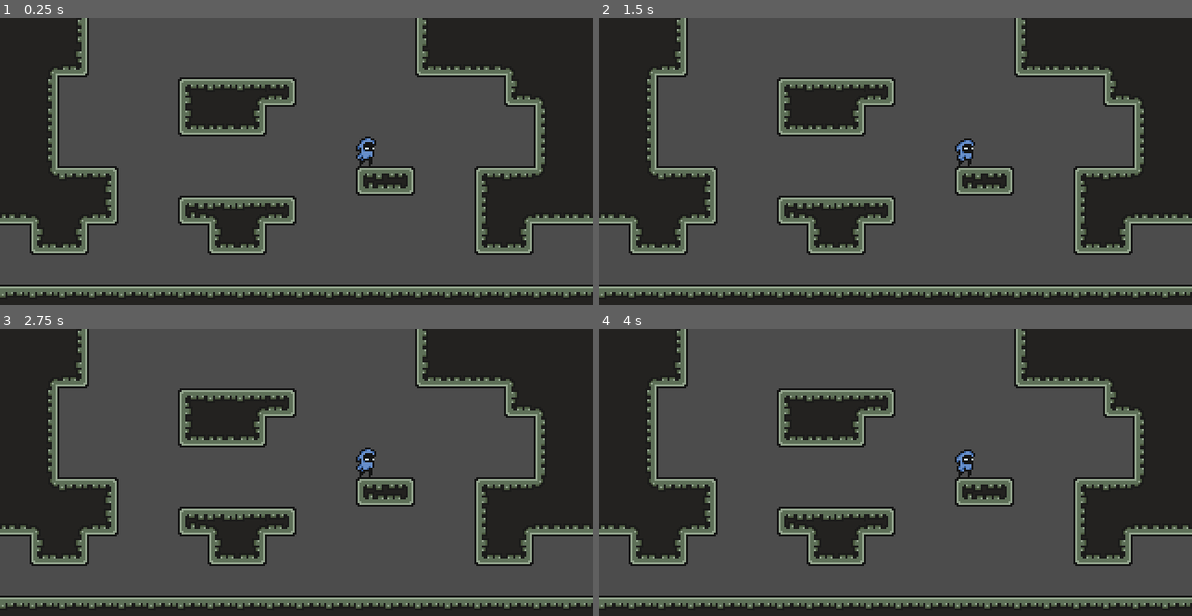
Above: before the commit, frames 1-4 (two rows, left to right).
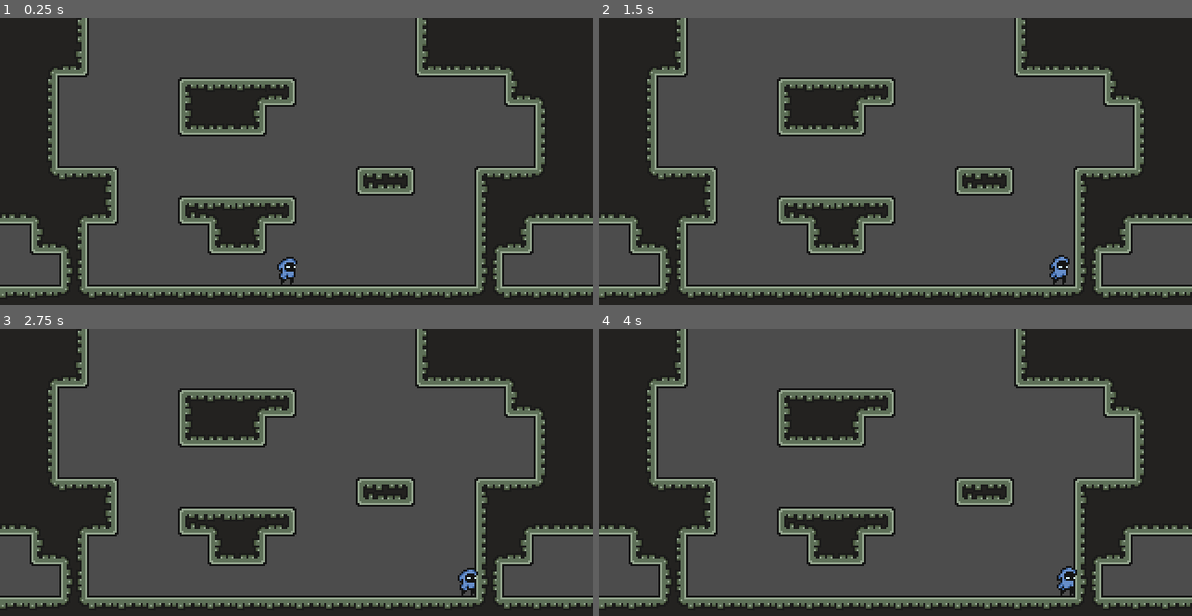
Above: after the commit, the same moments.

Repository: anony-oss/Fanderia
Game: Godot game, scene res://Scenes/Level.tscn
Same seed, same stepped clock (60 frames per second), same inputs: the game is played once before the commit and once after it.
Inputs:
- Up to frame 1 (0.25 s): no input
- Up to frame 2 (1.5 s): no input
- Up to frame 3 (2.75 s): no input
- Up to frame 4 (4 s): no input

The runs differ from the first frame. In frame 1, 2.0% of the frame differs, in the area x 10-85%, y 41-98%; in frame 2, 2.0%; in frame 3, 1.9%; in frame 4, 1.9%.

Commit message:
Added Player Script

Diff:
--- a/Entity/Player/Player.tscn
+++ b/Entity/Player/Player.tscn
@@ -1,18 +1,30 @@
-[gd_scene load_steps=3 format=2]
+[gd_scene load_steps=5 format=2]
 
 [ext_resource path="res://Entity/Player/Frames_Player.tres" type="SpriteFrames" id=1]
+[ext_resource path="res://Entity/Player/PlayerScript.gd" type="Script" id=2]
+[ext_resource path="res://Addons/Interpolation2D.gd" type="Script" id=3]
 
 [sub_resource type="RectangleShape2D" id=1]
 extents = Vector2( 3.5, 7 )
 
 [node name="Player" type="KinematicBody2D"]
+script = ExtResource( 2 )
 
 [node name="Collision" type="CollisionShape2D" parent="."]
 position = Vector2( -0.5, -7 )
 shape = SubResource( 1 )
 
-[node name="Animation" type="AnimatedSprite" parent="."]
+[node name="Interpolation2D" type="Node2D" parent="."]
+script = ExtResource( 3 )
+target = NodePath("..")
+flags = 51
+
+[node name="Animation" type="AnimatedSprite" parent="Interpolation2D"]
 position = Vector2( 0, -8 )
 frames = ExtResource( 1 )
 animation = "Idle"
+frame = 2
 playing = true
+
+[node name="DirectionChangeDelay" type="Timer" parent="."]
+wait_time = 0.1
--- /dev/null
+++ b/Entity/Player/PlayerScript.gd
@@ -0,0 +1,36 @@
+extends KinematicBody2D
+
+const MOVEMENT_SPEED = 4500
+const GRAVITY_SCALE = 500
+const JUMP_FORCE = 2000
+
+var canChangeDirection := false
+
+var direction := 1
+
+var velocity := Vector2.ZERO
+
+onready var directionChangeDelay = get_node("DirectionChangeDelay")
+
+func _ready():
+	pass
+
+func _physics_process(delta):
+	_movement(delta)
+	_physics_apply()
+	_change_direction()
+
+	print(direction)
+
+func _movement(delta):
+	velocity.x = MOVEMENT_SPEED * delta
+	pass
+
+func _change_direction():
+	if velocity.x == 0:
+		direction *= -1
+
+
+func _physics_apply():
+	velocity = move_and_slide(velocity, Vector2.UP)
+	pass
--- a/Scenes/Level.tscn
+++ b/Scenes/Level.tscn
@@ -10,7 +10,7 @@
 cell_size = Vector2( 16, 16 )
 cell_custom_transform = Transform2D( 16, 0, 0, 16, 0, 0 )
 format = 1
-tile_data = PoolIntArray( -196608, 0, 327685, -196607, 0, 32 …(1632 unchanged characters)… 35, 0, 1, 458753, 0, 196611, 458754, 0, 196614, 458759, 0, 196611, 458760, 0, 196614, 458768, 0, 196611, 458769, 0, 196614, 589824, 0, 131073, 589825, 0, 131073, 589826, 0, 131073, 589827, 0, 131073, 589828, 0, 131073, 589829, 0, 131073, 589830, 0, 131073, 589831, 0, 131073, 589832, 0, 131073, 589833, 0, 131073, 589834, 0, 131073, 589835, 0, 131073, 589836, 0, 131073, 589837, 0, 131073, 589838, 0, 131073, 589839, 0, 131073, 589840, 0, 131073, 589841, 0, 131073, 589842, 0, 131073,  …(779 unchanged characters)…
+tile_data = PoolIntArray( -196608, 0, 327685, -196607, 0, 32 …(1632 unchanged characters)… 35, 0, 1, 458753, 0, 196611, 458754, 0, 65542, 458759, 0, 196611, 458760, 0, 196614, 458768, 0, 65539, 458769, 0, 196614, 524290, 0, 327683, 524304, 0, 327683, 589824, 0, 131073, 589825, 0, 131073, 589826, 0, 262149, 589827, 0, 131073, 589828, 0, 131073, 589829, 0, 131073, 589830, 0, 131073, 589831, 0, 131073, 589832, 0, 131073, 589833, 0, 131073, 589834, 0, 131073, 589835, 0, 131073, 589836, 0, 131073, 589837, 0, 131073, 589838, 0, 131073, 589839, 0, 131073, 589840, 0, 262149, 589841, 0, 131073, 589842, 0, 131073,  …(779 unchanged characters)…
 
 [node name="Player" parent="." instance=ExtResource( 2 )]
-position = Vector2( 198, 80 )
+position = Vector2( 138, 144 )
--- a/project.godot
+++ b/project.godot
@@ -7,6 +7,16 @@
 ;   param=value ; assign values to parameters
 
 config_version=4
+
+_global_script_classes=[ {
+"base": "Node2D",
+"class": "Interpolation2D",
+"language": "GDScript",
+"path": "res://Addons/Interpolation2D.gd"
+} ]
+_global_script_class_icons={
+"Interpolation2D": ""
+}
 
 [application]
 
@@ -23,6 +33,14 @@
 window/stretch/mode="2d"
 window/stretch/aspect="keep"
 
+[input]
+
+Jump={
+"deadzone": 0.5,
+"events": [ Object(InputEventKey,"resource_local_to_scene":false,"resource_name":"","device":0,"alt":false,"shift":false,"control":false,"meta":false,"command":false,"pressed":false,"scancode":32,"physical_scancode":0,"unicode":0,"echo":false,"script":null)
+ ]
+}
+
 [physics]
 
 common/enable_pause_aware_picking=true
Not shown, added: Addons/Interpolation2D.gd
